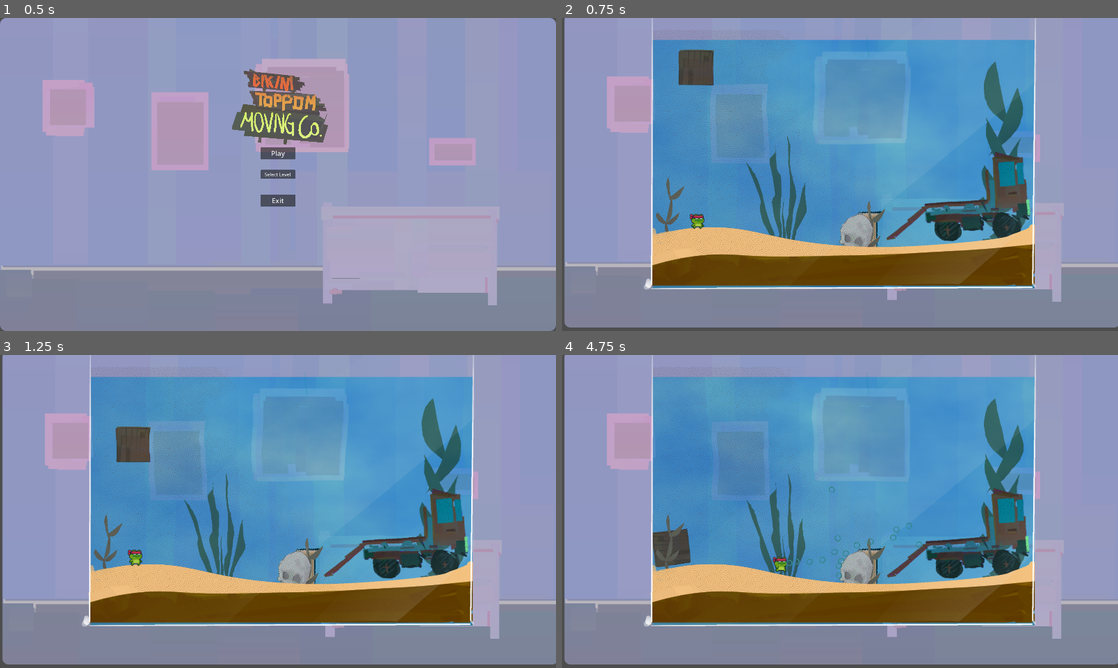
Above: before the commit, frames 1-4 (two rows, left to right).
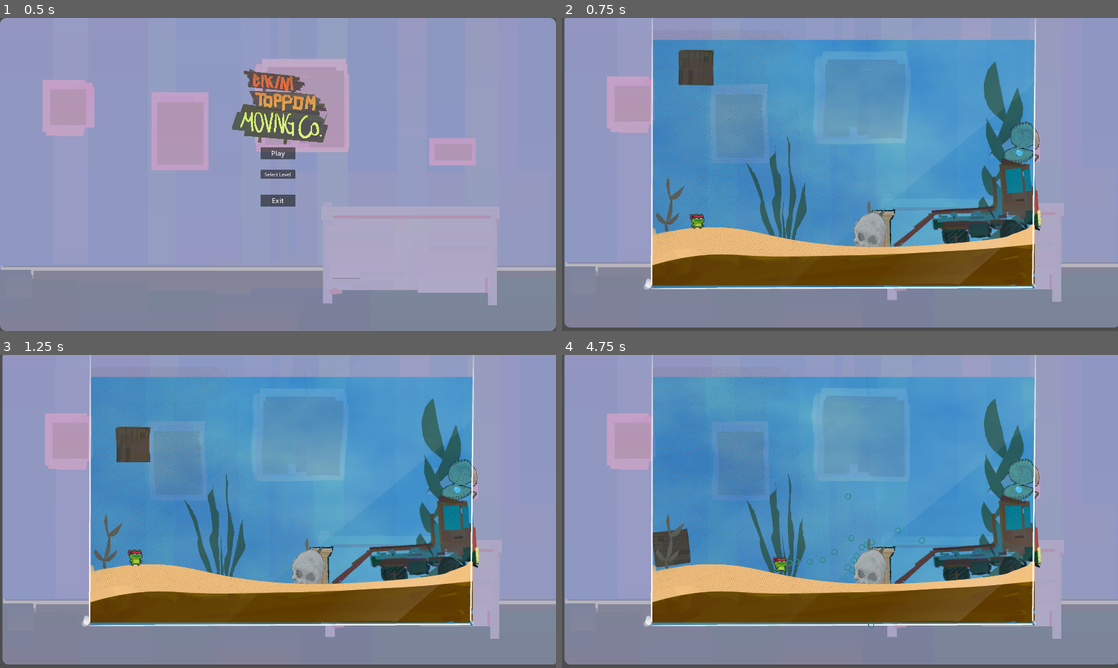
Above: after the commit, the same moments.

Repository: pR1smPrime/BikiniTop25
Game: Godot game, scene res://bikini_toppem_moving_service.tscn
The game is run twice, just before and just after one commit, with the same random seed, the same clock (stepped at 60 frames per second) and the same inputs. The engine's default icon, where the game draws it, is replaced by a stand-in: a white triangle on a blue panel in a dark square.
Inputs (mouse positions are in pixels of both pictures, inside the frame that each line leads up to):
- Up to frame 1 (0.5 s): no input
- Up to frame 2 (0.75 s): click "Play" at 0.5 s
- Up to frame 3 (1.25 s): no input
- Up to frame 4 (4.75 s): move the mouse to (962, 495) at 1.27 s; press the mouse at (962, 495) at 1.28 s; hold D (right) 1.28-2.78 s; tap W (jump) at 1.52, 2.27, 3.77, 4.52 s; move the mouse to (728, 527) at 2.02 s; release the mouse at (728, 527) at 2.03 s; click (728, 527) at 2.1 s; move the mouse to (895, 442) at 2.77 s; press the mouse at (895, 442) at 2.78 s; hold A (left) 2.78-3.53 s; move the mouse to (812, 574) at 3.52 s; release the mouse at (812, 574) at 3.53 s; hold D (right) from 3.53 s (still down); click (812, 574) at 3.6 s; move the mouse to (1006, 558) at 4.27 s; press the mouse at (1006, 558) at 4.28 s

Frame 1 is identical in both runs. In frame 2, 4.0% of the frame differs, in the area x 49-87%, y 33-74%; in frame 3, 4.1%; in frame 4, 4.2%, in the area x 48-87%, y 33-88%.

Commit message:
tweaked levels

Diff:
--- a/scenes/levels/level1.tscn
+++ b/scenes/levels/level1.tscn
@@ -12,6 +12,7 @@
 [ext_resource type="PackedScene" uid="uid://t1qapbdlfqnh" path="res://assets/objects/staticNoCollision/staNoCo_algae2.tscn" id="10_ue1s2"]
 [ext_resource type="PackedScene" uid="uid://cf618ai8wa2sn" path="res://assets/objects/statics/static_skull.tscn" id="11_fmbsn"]
 [ext_resource type="PackedScene" uid="uid://d2xyedecm45dw" path="res://scenes/pausemenue/pause_menu.tscn" id="12_e5w1w"]
+[ext_resource type="PackedScene" uid="uid://dtoh8s6t2s5xi" path="res://assets/objects/statics/static_oyster.tscn" id="13_sjx7y"]
 
 [node name="Level1" type="Node2D"]
 
@@ -31,12 +32,12 @@
 script = ExtResource("6_n7tj6")
 
 [node name="TargetTruck" parent="." instance=ExtResource("8_b5tf8")]
-position = Vector2(1378, -438)
+position = Vector2(1403, -414)
 
 [node name="waves" parent="." instance=ExtResource("7_2e5qh")]
 
 [node name="StaticColumn" parent="." instance=ExtResource("7_3gybj")]
-position = Vector2(1052, -311)
+position = Vector2(1099, -317)
 scale = Vector2(0.3, 0.3)
 
 [node name="staNoCo_algae1" parent="." instance=ExtResource("8_gk1iv")]
@@ -58,7 +59,12 @@
 scale = Vector2(0.5, 0.5)
 
 [node name="StaticSkull" parent="." instance=ExtResource("11_fmbsn")]
-position = Vector2(1008, -315)
+position = Vector2(1055, -321)
 scale = Vector2(0.2, 0.2)
 
 [node name="Pause_Menu" parent="." instance=ExtResource("12_e5w1w")]
+
+[node name="StaticOyster" parent="." instance=ExtResource("13_sjx7y")]
+z_index = -1
+position = Vector2(1585, -618)
+scale = Vector2(0.2, 0.2)
--- a/scenes/levels/level3.tscn
+++ b/scenes/levels/level3.tscn
@@ -16,12 +16,12 @@
 [node name="Level3" type="Node2D"]
 
 [node name="StaticColumn" parent="." instance=ExtResource("8_q0sij")]
-position = Vector2(690, -530)
+position = Vector2(716, -512)
 scale = Vector2(0.5, 1)
 
 [node name="StaticColumn3" parent="." instance=ExtResource("8_q0sij")]
-position = Vector2(1003, -520)
-scale = Vector2(0.5, 1)
+position = Vector2(978, -485)
+scale = Vector2(0.4, 1)
 
 [node name="StaticColumn4" parent="." instance=ExtResource("8_q0sij")]
 position = Vector2(1407, -399)
@@ -43,7 +43,7 @@
 script = ExtResource("4_fxkph")
 
 [node name="TargetTruck" parent="." instance=ExtResource("5_wjn4s")]
-position = Vector2(1216, -327)
+position = Vector2(1245, -324)
 scale = Vector2(0.5, 0.5)
 
 [node name="waves" parent="." instance=ExtResource("6_unfmm")]
--- a/scenes/levels/level4.tscn
+++ b/scenes/levels/level4.tscn
@@ -40,7 +40,7 @@
 position = Vector2(952, -524)
 
 [node name="MovableObj" parent="." instance=ExtResource("4_jfw20")]
-position = Vector2(497, -879)
+position = Vector2(442, -862)
 collision_layer = 3
 collision_mask = 3
 script = ExtResource("5_xi65j")
--- /dev/null
+++ b/scenes/levels/level5.tscn
@@ -0,0 +1,77 @@
+[gd_scene load_steps=11 format=3 uid="uid://diud7kw0rfwfc"]
+
+[ext_resource type="PackedScene" uid="uid://t1qapbdlfqnh" path="res://assets/objects/staticNoCollision/staNoCo_algae2.tscn" id="1_byvas"]
+[ext_resource type="PackedScene" uid="uid://bb7t2rtlp7sku" path="res://scenes/levels/groundBase.tscn" id="1_ow8i4"]
+[ext_resource type="PackedScene" uid="uid://hph0vdl7puii" path="res://scenes/player/player.tscn" id="3_jqsr4"]
+[ext_resource type="PackedScene" uid="uid://wio4kqqfaasv" path="res://scenes/movable/movable.tscn" id="4_bk8s2"]
+[ext_resource type="Script" path="res://scenes/movable/movable.gd" id="5_85kg1"]
+[ext_resource type="PackedScene" uid="uid://bofqt6oyryhyo" path="res://assets/objects/statics/target_truck.tscn" id="6_5hbby"]
+[ext_resource type="PackedScene" uid="uid://cibr5e7jyyld6" path="res://assets/art/spritesAquarium/waves.tscn" id="7_42tgh"]
+[ext_resource type="PackedScene" uid="uid://cf618ai8wa2sn" path="res://assets/objects/statics/static_skull.tscn" id="8_rna0v"]
+[ext_resource type="PackedScene" uid="uid://b1k68xp6vdvd3" path="res://assets/objects/statics/static_column.tscn" id="9_0fgv0"]
+[ext_resource type="PackedScene" uid="uid://dbba0xayt6m1u" path="res://assets/objects/staticNoCollision/staNoCo_algae1.tscn" id="9_xjbni"]
+
+[node name="Level5" type="Node2D"]
+
+[node name="staNoCo_algae4" parent="." instance=ExtResource("1_byvas")]
+position = Vector2(1567, -501)
+scale = Vector2(0.5, 0.5)
+
+[node name="groundBase" parent="." instance=ExtResource("1_ow8i4")]
+
+[node name="Player" parent="." instance=ExtResource("3_jqsr4")]
+z_index = 1
+position = Vector2(418, -428)
+
+[node name="Camera2D" type="Camera2D" parent="."]
+position = Vector2(952, -524)
+
+[node name="MovableObj" parent="." instance=ExtResource("4_bk8s2")]
+position = Vector2(497, -879)
+collision_layer = 3
+collision_mask = 3
+script = ExtResource("5_85kg1")
+
+[node name="TargetTruck" parent="." instance=ExtResource("6_5hbby")]
+position = Vector2(1521, -901)
+scale = Vector2(0.5, 0.5)
+
+[node name="waves" parent="." instance=ExtResource("7_42tgh")]
+position = Vector2(0, -2)
+
+[node name="StaticColumn" parent="." instance=ExtResource("9_0fgv0")]
+position = Vector2(597, -324)
+scale = Vector2(0.5, 0.5)
+
+[node name="StaticColumn2" parent="." instance=ExtResource("9_0fgv0")]
+position = Vector2(792, -369)
+scale = Vector2(0.5, 0.7)
+
+[node name="StaticColumn4" parent="." instance=ExtResource("9_0fgv0")]
+position = Vector2(988, -376)
+scale = Vector2(0.5, 0.45)
+
+[node name="StaticColumn3" parent="." instance=ExtResource("9_0fgv0")]
+position = Vector2(1108, -1106)
+scale = Vector2(0.5, -1)
+
+[node name="StaticColumn5" parent="." instance=ExtResource("9_0fgv0")]
+position = Vector2(630, -1205)
+scale = Vector2(0.5, -1)
+
+[node name="StaticSkull" parent="." instance=ExtResource("8_rna0v")]
+position = Vector2(1490, -334)
+scale = Vector2(0.3, 0.3)
+
+[node name="staNoCo_algae1" parent="." instance=ExtResource("9_xjbni")]
+z_index = -1
+position = Vector2(1194, -377)
+scale = Vector2(0.5, 0.3)
+
+[node name="staNoCo_algae2" parent="." instance=ExtResource("9_xjbni")]
+position = Vector2(715, -382)
+scale = Vector2(0.5, 0.3)
+
+[node name="staNoCo_algae3" parent="." instance=ExtResource("9_xjbni")]
+position = Vector2(1329, -311)
+scale = Vector2(0.5, 0.3)
Not shown: 1 places in scenes/levels/level1.tscn that only renumber resources
Not shown: 1 places in scenes/levels/level2.tscn that only renumber resources
Not shown: 1 places in scenes/levels/level3.tscn that only renumber resources
Not shown: 1 places in scenes/levels/level4.tscn that only renumber resources
